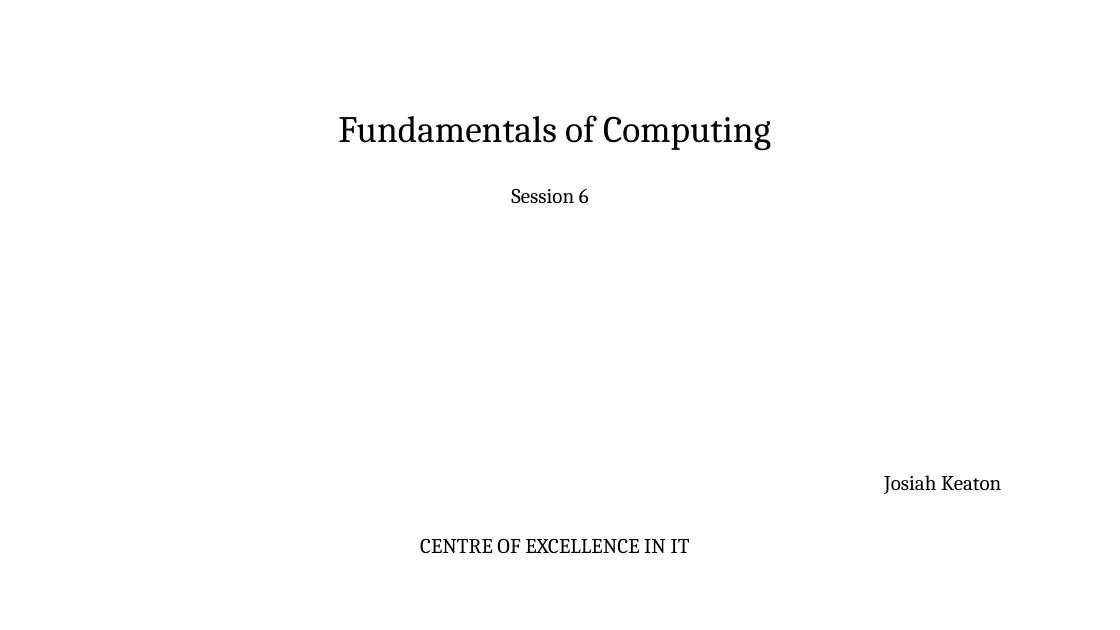
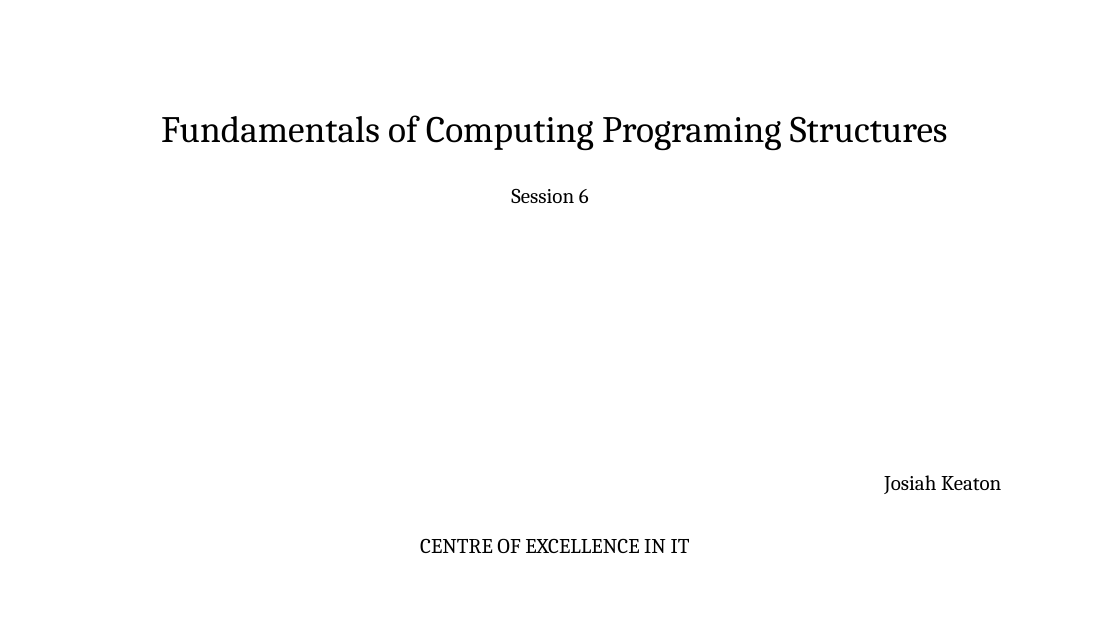
Before and after one commit to josiahkeaton/Training-Materials, a slide deck: slide 1 of Software Testing/Fundamentals of Computer & OS Concepts/Fundamentals of Computing session 6.pptx. Drawn at 1120x630 pixels with LibreOffice and Linux fonts; fonts in the diff are those of the drawing; background and template pictures are left out. Boxes give left, top, right and bottom in pixels: in the first picture for what was removed or moved away, otherwise in the second. Text is boxed around its words. In the diff, an @@ line names an element or a change of style, - is before the commit and + after.

```diff
--- a/Software Testing/Fundamentals of Computer & OS Concepts/Fundamentals of Computing session 6.pptx
+++ b/Software Testing/Fundamentals of Computer & OS Concepts/Fundamentals of Computing session 6.pptx
@@ title at [161, 115, 948, 151]: text changed @@
-Fundamentals of Computing
+Fundamentals of Computing Programing Structures
```
Also in this commit, not shown: 2 other slides changed, 18 slides added, 1 slide removed.
